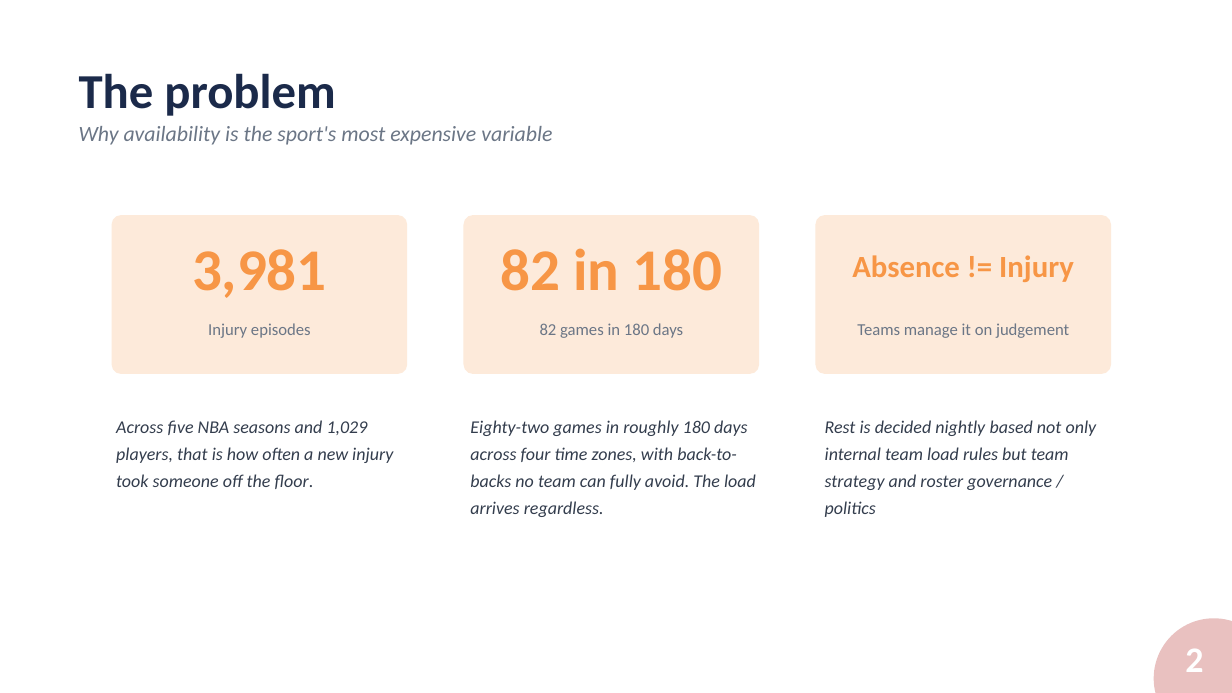
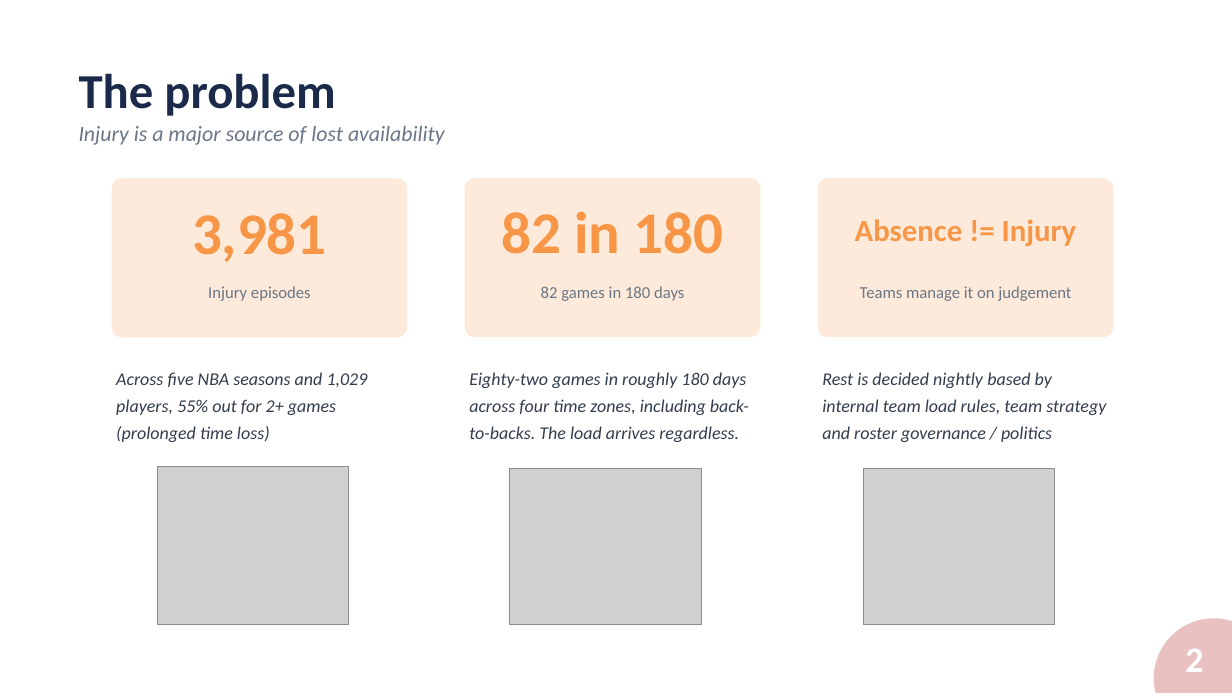
Before and after one commit to alexmartin360/Basketball-Workload-Injury-Risk-Profile, a slide deck: slide 2 of docs/SPB_Presentation_AlexMartin.pptx. Drawn at 1232x693 pixels with LibreOffice and Linux fonts; fonts in the diff are those of the drawing; grey boxes stand for pictures; background and template pictures are left out. Boxes give left, top, right and bottom in pixels: in the first picture for what was removed or moved away, otherwise in the second. Text is boxed around its words. In the diff, an @@ line names an element or a change of style, - is before the commit and + after.

```diff
--- a/docs/SPB_Presentation_AlexMartin.pptx
+++ b/docs/SPB_Presentation_AlexMartin.pptx
@@ text at [79,126,445,145]: text changed @@
-Why availability is the sport's most expensive variable
+Injury is a major source of lost availability
@@ 6 texts, 3 rounded rectangles: place and size @@
-6 texts, 3 rounded rectangles at [112,215,1112,374]
+6 texts, 3 rounded rectangles at [112,178,1114,337]
@@ text at [116,372,368,442]: text changed @@
-Across five NBA seasons and 1,029 players, that is how often a new injury took someone off the floor.
+Across five NBA seasons and 1,029 players, 55% out for 2+ games (prolonged time loss)
@@ text at [469,372,749,442]: text changed @@
-Eighty-two games in roughly 180 days across four time zones, with back-to-backs no team can fully avoid. The load arrives regardless.
+Eighty-two games in roughly 180 days across four time zones, including back-to-backs. The load arrives regardless.
@@ text at [822,372,1106,442]: text changed @@
-Rest is decided nightly based not only internal team load rules but team strategy and roster governance / politics
+Rest is decided nightly based by internal team load rules, team strategy and roster governance / politics
@@ picture added at [157,467,348,624] @@
@@ picture added at [509,469,701,625] @@
@@ picture added at [863,469,1055,625] @@
```
Also in this commit, not shown: 18 other slides changed, 1 slide added, 2 slides removed, 1 other file.
